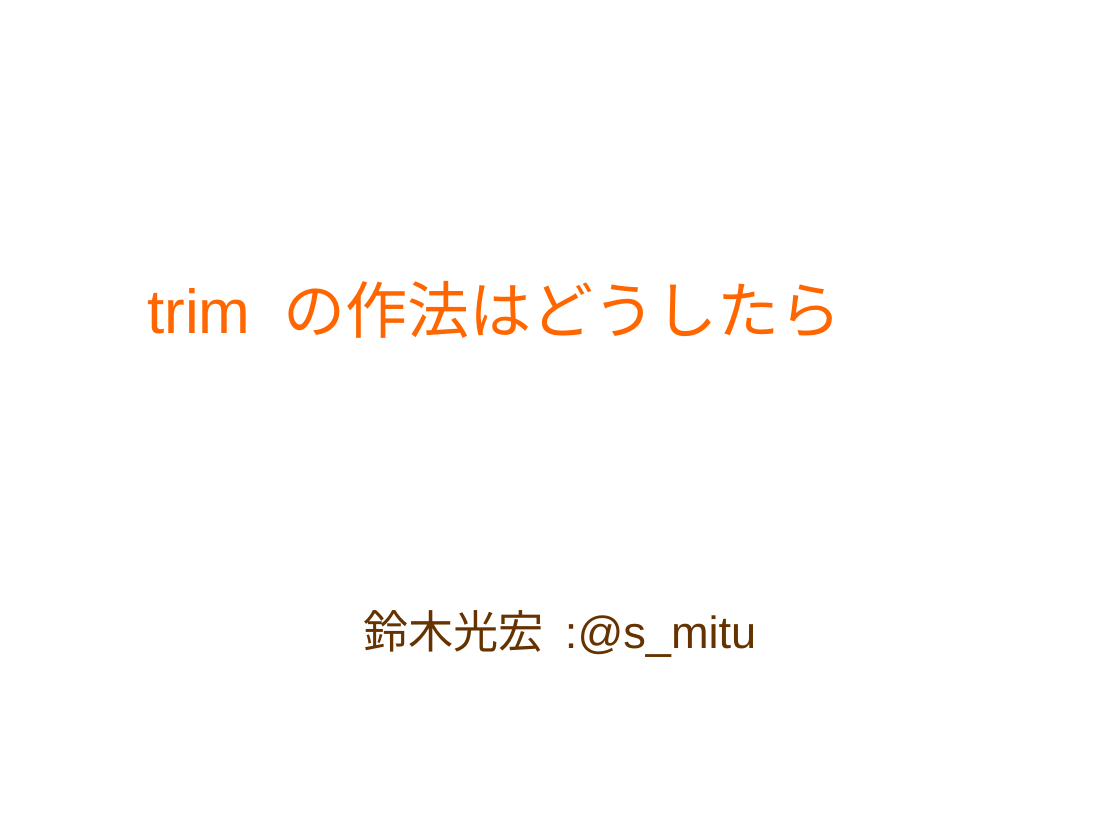
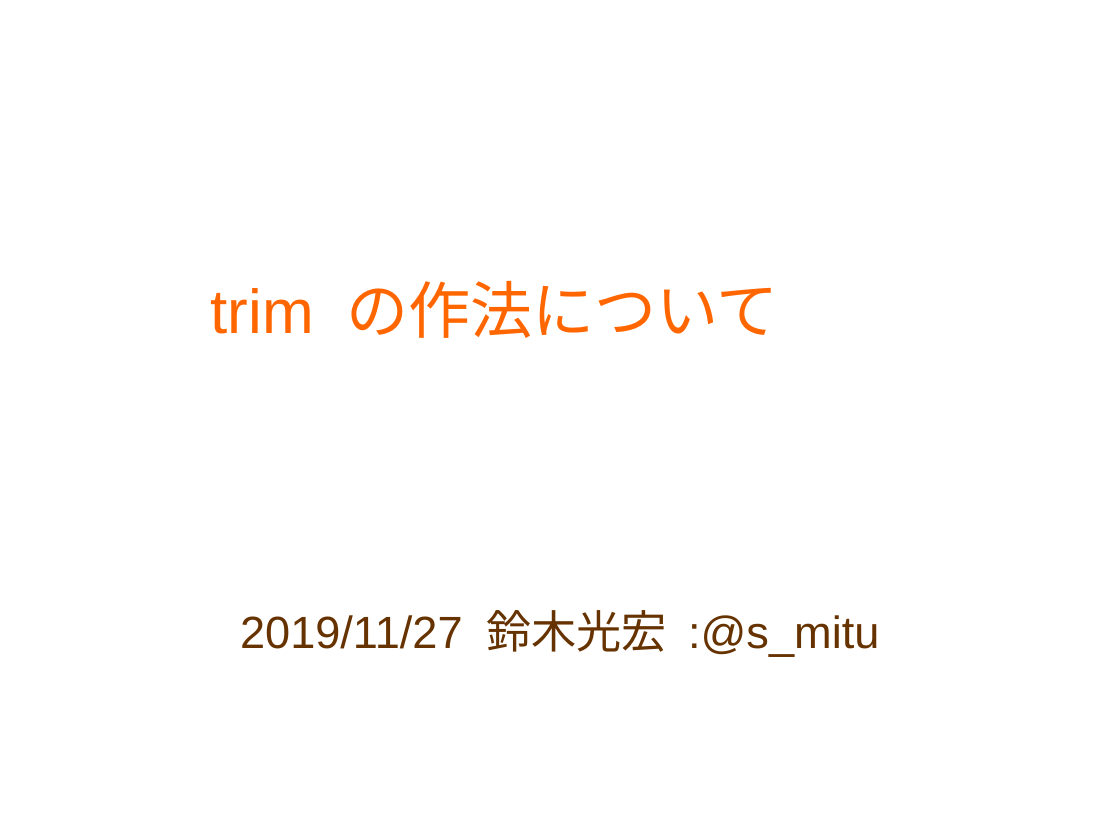
Before and after one commit to s-mitu/Documents, a slide deck: slide 1 of Slides/trimの作法.odp. Drawn at 1120x840 pixels with LibreOffice and Linux fonts; fonts in the diff are those of the drawing; background and template pictures are left out. Boxes give left, top, right and bottom in pixels: in the first picture for what was removed or moved away, otherwise in the second. Text is boxed around its words. In the diff, an @@ line names an element or a change of style, - is before the commit and + after.

```diff
--- a/Slides/trimの作法.odp
+++ b/Slides/trimの作法.odp
@@ title at box(210, 281, 779, 338): text changed @@
-trim の作法はどうしたら
+trim の作法について
@@ subtitle at box(240, 610, 879, 657): text changed @@
-鈴木光宏 :@s_mitu
+2019/11/27 鈴木光宏 :@s_mitu
```
Also in this commit, not shown: 1 other slide changed, 4 slides added, 1 slide removed.
